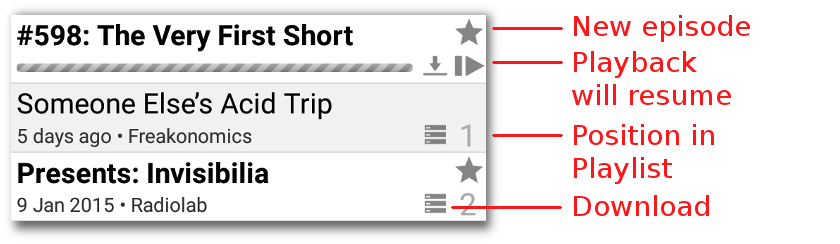
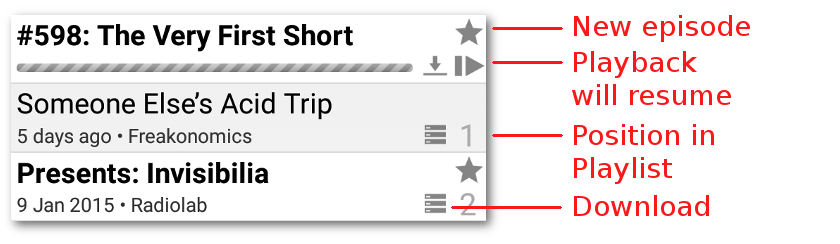
Two versions of the same layered image (840×244). Layer-by-layer changes:
painted on "Drop Shadow" over box(7, 5, 498, 239)
